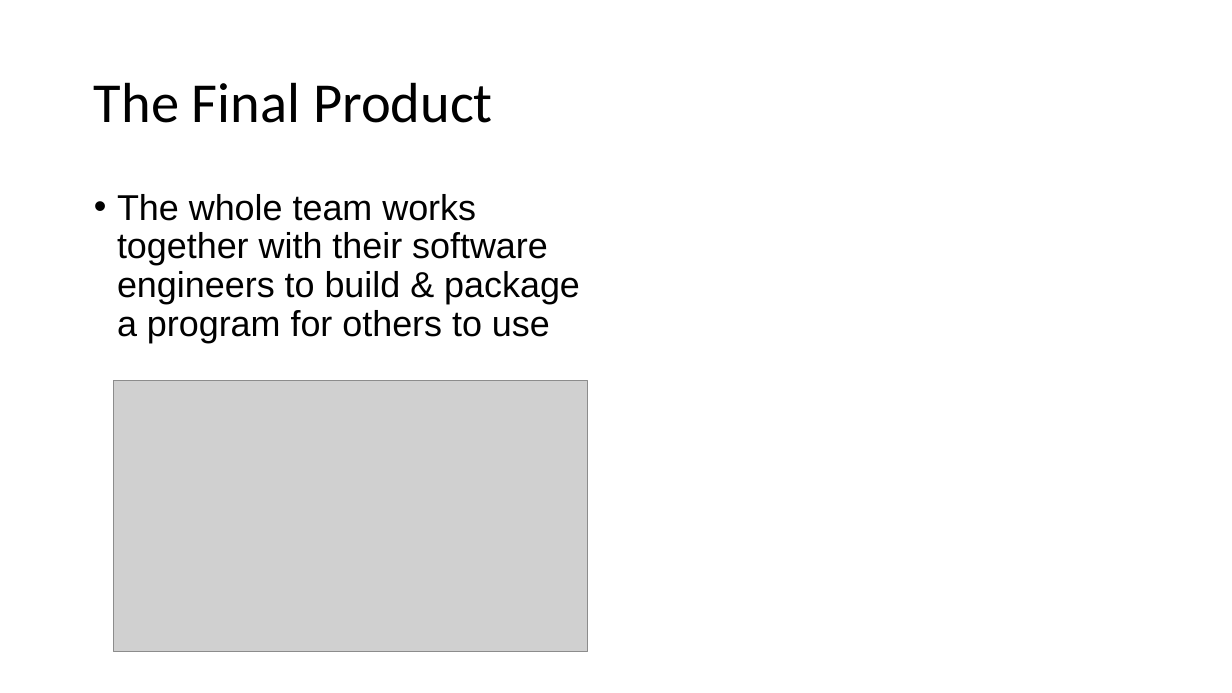
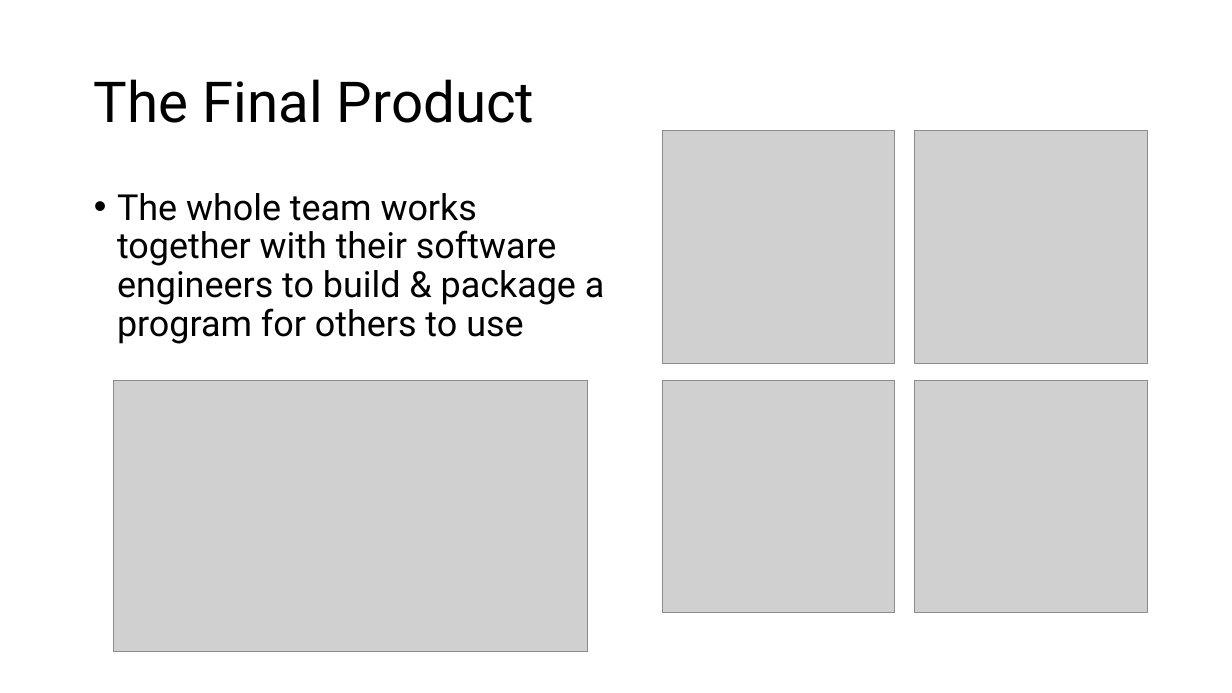
Before and after one commit to slostett/Intro_to_AI_in_Medicine_Course_Materials, a slide deck: slide 31 of Lecture Slides/Lec 10.pptx (slide 32 before the commit). Drawn at 1232x693 pixels with LibreOffice and Linux fonts; fonts in the diff are those of the drawing; grey boxes stand for pictures. Boxes give left, top, right and bottom in pixels: in the first picture for what was removed or moved away, otherwise in the second. Text is boxed around its words. In the diff, an @@ line names an element or a change of style, - is before the commit and + after.

```diff
--- a/Lecture Slides/Lec 10.pptx
+++ b/Lecture Slides/Lec 10.pptx
@@ title "The Final Product" at bbox=[94, 79, 534, 123]: font Calibri to Roboto @@
@@ picture added at bbox=[663, 131, 896, 364] @@
@@ picture added at bbox=[915, 131, 1148, 364] @@
@@ text "The whole team works together ..." at bbox=[117, 193, 605, 344]: font Arial to Roboto; more space between paragraphs @@
@@ picture added at bbox=[663, 381, 896, 614] @@
@@ picture added at bbox=[915, 381, 1148, 614] @@
```
Also in this commit, not shown: 34 other slides changed, 1 slide removed, 13 other files.
